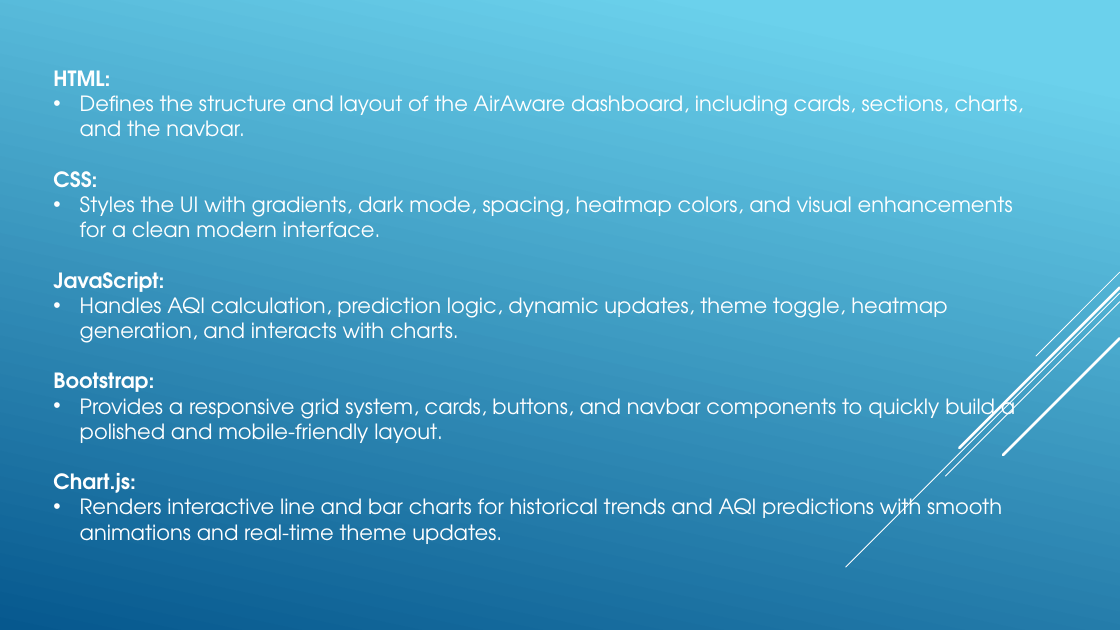
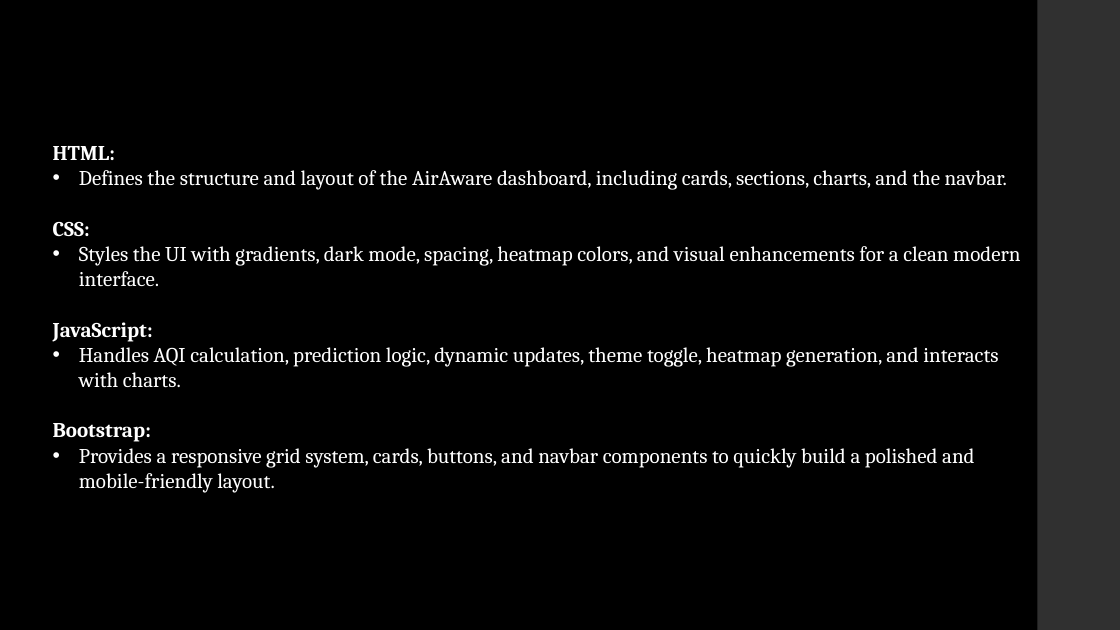
Before and after one commit to jrv1302/AirAware, a slide deck: slide 5 of Project Presentation.pptx. Drawn at 1120x630 pixels with LibreOffice and Linux fonts; fonts in the diff are those of the drawing. Boxes give left, top, right and bottom in pixels: in the first picture for what was removed or moved away, otherwise in the second. Text is boxed around its words. In the diff, an @@ line names an element or a change of style, - is before the commit and + after.

```diff
--- a/Project Presentation.pptx
+++ b/Project Presentation.pptx
@@ background gradient #6ED2EB to #06588E to #000000 @@
@@ rectangle added at [1038,0,1120,630], fill #303030 @@
@@ text "HTML:": place and size @@
-text "HTML:" at [53,70,1024,544]
+text "HTML:" at [53,146,1020,493]
@@ text "HTML:" at [53,146,1020,493]: font TeX Gyre Adventor to Cambria @@
@@ group removed at [846,272,1120,567]: 5 lines @@
@@ text at [53,473,1002,544]: paragraphs removed @@
-Chart.js:
-• Renders interactive line and bar charts for historical trends and AQI predictions with smooth animations and real-time theme updates.
```
Also in this commit, not shown: 5 other slides changed, 2 slides added, 3 slides removed, 1 other file.
